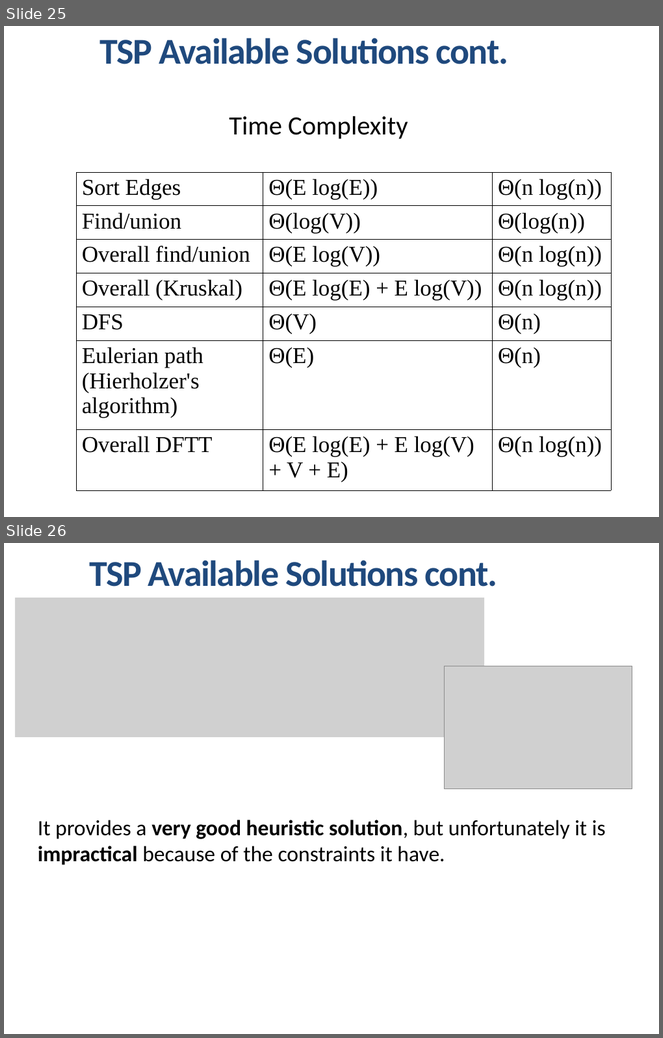
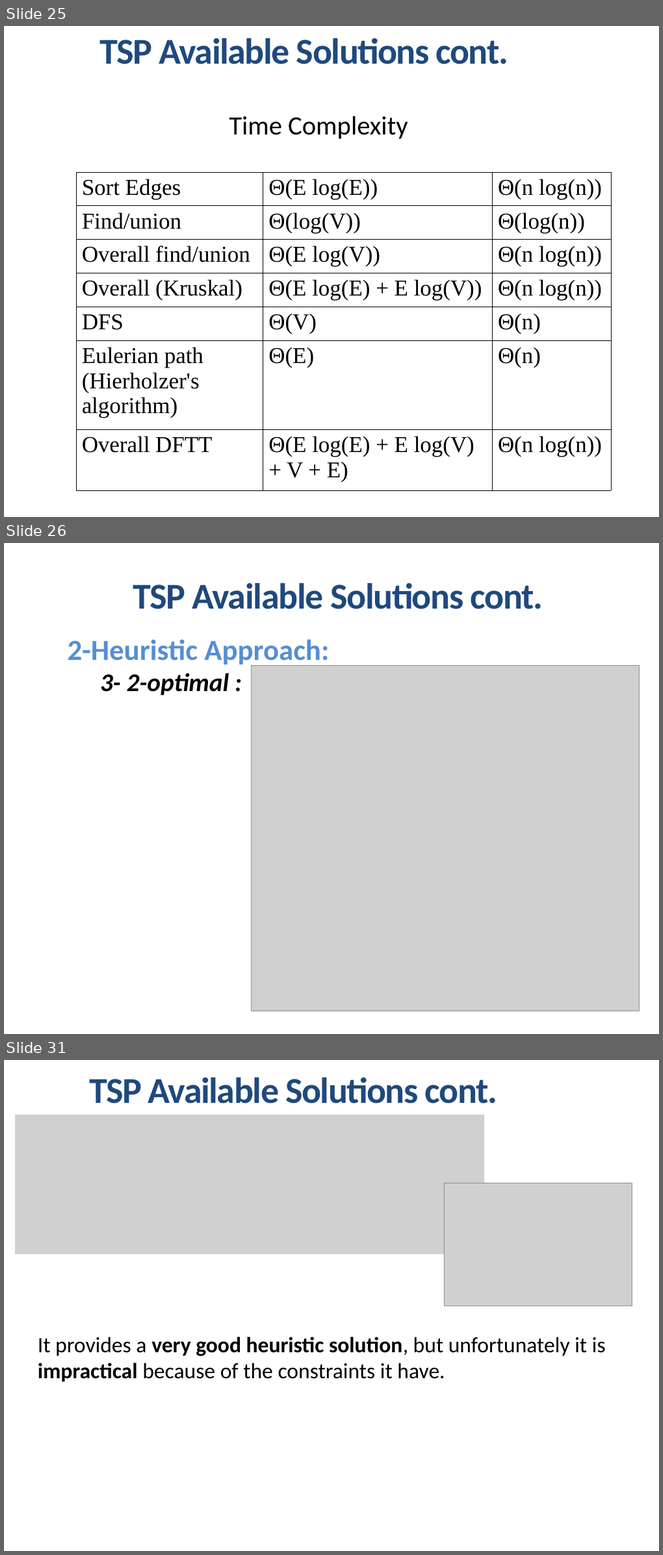
Before and after one commit to mahmoud-mosaad/BuyIt, a slide deck: docs/Intelligent-Transportation-System-v2.3.pptx. Shown one above the other, each under a label of ours: slides 25 and 26 before the commit, slides 25, 26 and 31 after it; the slides between them are not shown. The pictures are 663x1038 and 663x1555 pixels, drawn with LibreOffice and Linux fonts; fonts in the diff are those of the drawing; grey boxes stand for pictures. Boxes give left, top, right and bottom in pixels: in the first picture for what was removed or moved away, otherwise in the second. Text is boxed around its words. In the diff, an @@ line names an element or a change of style, - is before the commit and + after.

```diff
--- a/docs/Intelligent-Transportation-System-v2.3.pptx
+++ b/docs/Intelligent-Transportation-System-v2.3.pptx
@@ slide 26 added at [4,543,659,1034], background #FFFFFF @@
@@ text added at [133,583,544,609], 40 pt, text #1F497D, bold @@
+TSP Available Solutions cont.
@@ text added at [68,639,329,695], 32 pt, text #558ED5, bold @@
+2-Heuristic Approach:
+3- 2-optimal :
@@ picture added at [252,665,640,1012] @@
@@ what was slide 26 is now slide 31 @@
```
Also in this commit, not shown: 4 slides changed, 4 other slides added, 1 other file.
